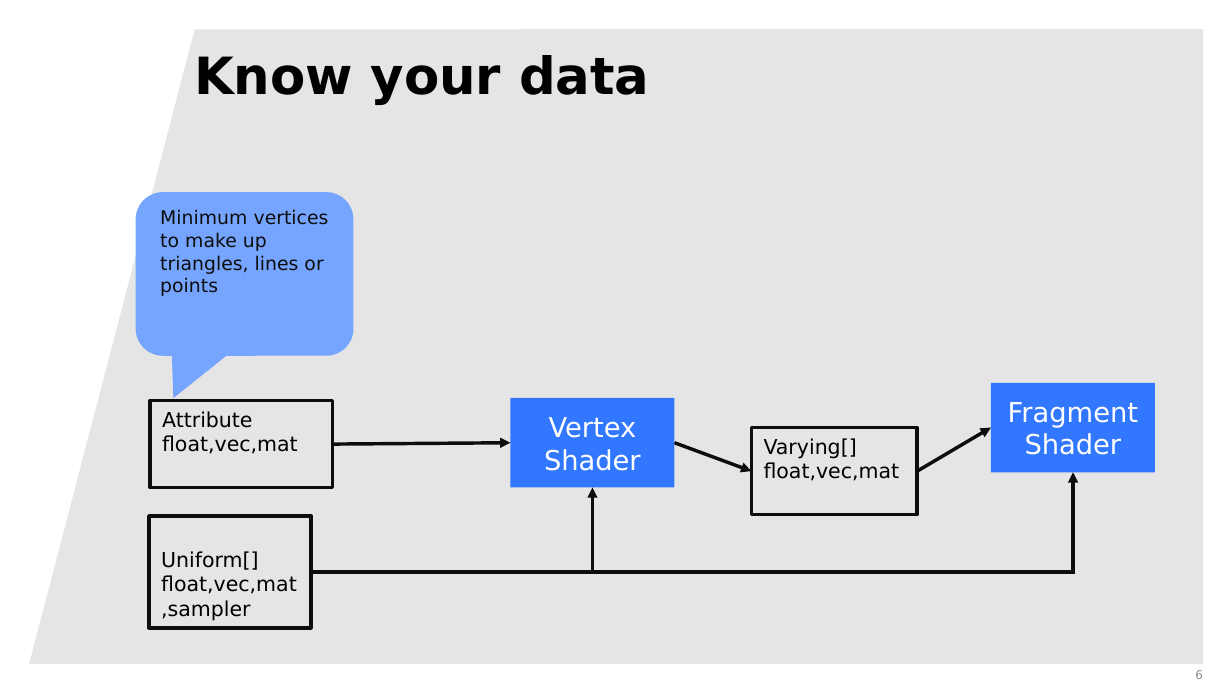
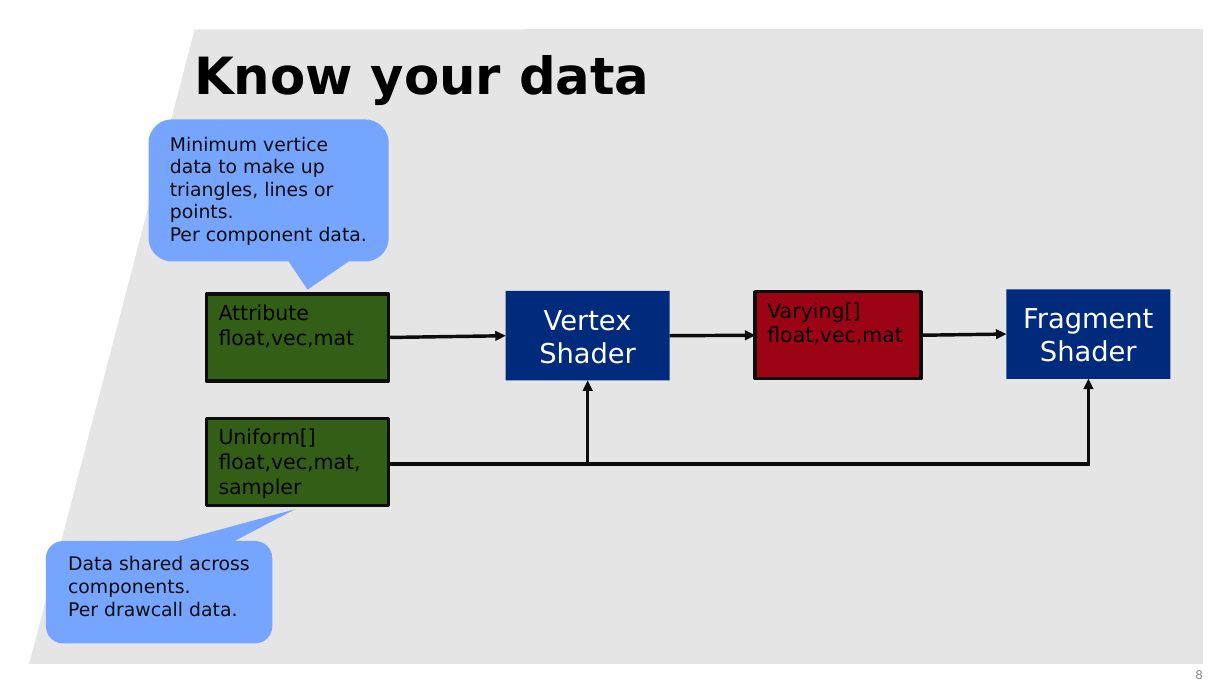
Before and after one commit to rsahlin/computer-graphics-presentations, a slide deck: slide 8 of deconstructingGLES.pptx (slide 6 before the commit). Drawn at 1232x693 pixels with LibreOffice and Linux fonts; fonts in the diff are those of the drawing; background and template pictures are left out. Boxes give left, top, right and bottom in pixels: in the first picture for what was removed or moved away, otherwise in the second. Text is boxed around its words. In the diff, an @@ line names an element or a change of style, - is before the commit and + after.

Commit message:
Updated presentation

```diff
--- a/deconstructingGLES.pptx
+++ b/deconstructingGLES.pptx
@@ rounded speech box "Minimum vertice data to make ...": place and size @@
-rounded speech box "Minimum vertice data to make ..." at (136, 192, 354, 356)
+rounded speech box "Minimum vertice data to make ..." at (149, 120, 389, 261)
@@ rounded speech box "Minimum vertice data to make ..." at (149, 120, 389, 261): proportions changed @@
@@ text in rounded speech box at (170, 136, 367, 245): text changed @@
-Minimum vertices to make up triangles, lines or points
+Minimum vertice data to make up triangles, lines or points.
+Per component data.
@@ rectangle "Attribute": place and size @@
-rectangle "Attribute" at (150, 400, 333, 488)
+rectangle "Attribute" at (207, 294, 389, 382)
@@ rectangle "Attribute" at (207, 294, 389, 382): fill none to #335E14 @@
@@ rectangle "Vertex Shader" at (505, 291, 669, 381): fill #3177FF to #002B7D @@
@@ rectangle "Vertex Shader": place and size @@
-rectangle "Vertex Shader" at (510, 398, 674, 488)
+rectangle "Vertex Shader" at (505, 291, 669, 381)
@@ rectangle "Varying[] float,vec,mat": place and size @@
-rectangle "Varying[] float,vec,mat" at (752, 428, 918, 515)
+rectangle "Varying[] float,vec,mat" at (755, 292, 922, 379)
@@ rectangle "Varying[] float,vec,mat" at (755, 292, 922, 379): fill none to #9C0314 @@
@@ rectangle "Fragment Shader": place and size @@
-rectangle "Fragment Shader" at (991, 383, 1154, 473)
+rectangle "Fragment Shader" at (1007, 290, 1170, 379)
@@ rectangle "Fragment Shader" at (1007, 290, 1170, 379): fill #3177FF to #002B7D @@
@@ arrow moved from (333, 444) - (510, 442) to (389, 338) - (505, 336) @@
@@ arrow moved from (674, 442) - (752, 471) to (670, 336) - (755, 335) @@
@@ arrow moved from (918, 471) - (991, 428) to (922, 335) - (1007, 334) @@
@@ elbow arrow moved from (310, 572) - (1073, 472) to (389, 464) - (1088, 378) @@
@@ elbow arrow moved from (310, 572) - (593, 488) to (389, 464) - (588, 381) @@
@@ rectangle "Uniform[] float,vec,mat, sampler" at (207, 418, 389, 505): fill none to #335E14 @@
@@ rectangle "Uniform[] float,vec,mat, sampler": place and size @@
-rectangle "Uniform[] float,vec,mat, sampler" at (149, 516, 310, 628)
+rectangle "Uniform[] float,vec,mat, sampler" at (207, 418, 389, 505)
@@ text in rectangle at (219, 428, 361, 498): spaces changed @@
-Uniform[]
-float,vec,mat,sampler
+Uniform[]
+float,vec,mat,
+sampler
@@ rounded speech box added at (46, 541, 272, 643), fill #75A5FF, 11 pt, text #0D0D0D @@
+Data shared across components.
+Per drawcall data.
```
Also in this commit, not shown: 6 other slides changed, 2 slides added.
